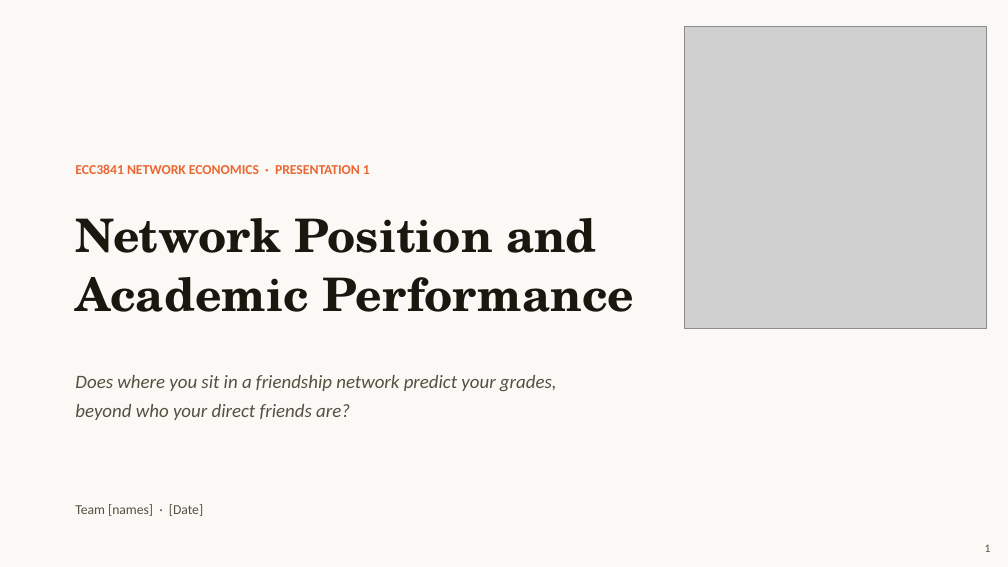
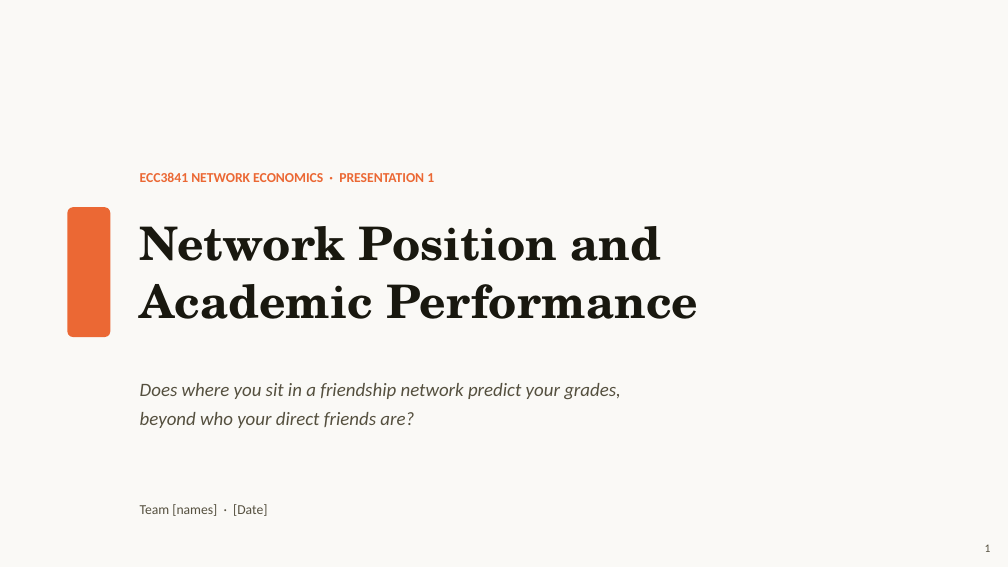
Before and after one commit to TingyingHuang/ECC3841-network-position-and-academic-performance, a slide deck: slide 1 of slides/Presentation1.pptx. Drawn at 1008x567 pixels with LibreOffice and Linux fonts; fonts in the diff are those of the drawing; grey boxes stand for pictures. Boxes give left, top, right and bottom in pixels: in the first picture for what was removed or moved away, otherwise in the second. Text is boxed around its words. In the diff, an @@ line names an element or a change of style, - is before the commit and + after.

```diff
--- a/slides/Presentation1.pptx
+++ b/slides/Presentation1.pptx
@@ picture removed at box(684, 26, 987, 329) @@
@@ text "ECC3841 NETWORK ECONOMICS · PRESENTATION ...": place and size @@
-text "ECC3841 NETWORK ECONOMICS · PRESENTATION ..." at box(75, 164, 370, 174)
+text "ECC3841 NETWORK ECONOMICS · PRESENTATION ..." at box(140, 172, 434, 182)
@@ rounded rectangle added at box(68, 208, 110, 337), fill #EB6834, outline #EB6834 1.25 pt @@
@@ text "Network Position and": place and size @@
-text "Network Position and" at box(75, 218, 634, 312)
+text "Network Position and" at box(140, 226, 698, 319)
@@ text "Does where you sit in ...": place and size @@
-text "Does where you sit in ..." at box(75, 375, 557, 420)
+text "Does where you sit in ..." at box(140, 383, 621, 428)
@@ text "Team [names] · [Date]": place and size @@
-text "Team [names] · [Date]" at box(75, 504, 203, 516)
+text "Team [names] · [Date]" at box(140, 504, 267, 516)
```
Also in this commit, not shown: 1 other file.
